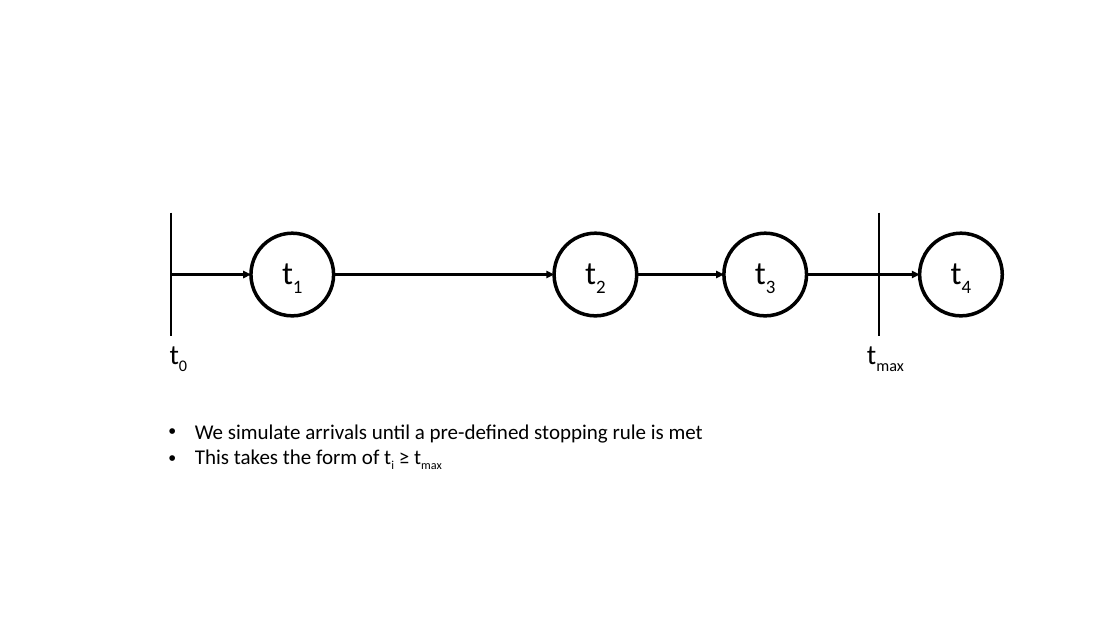
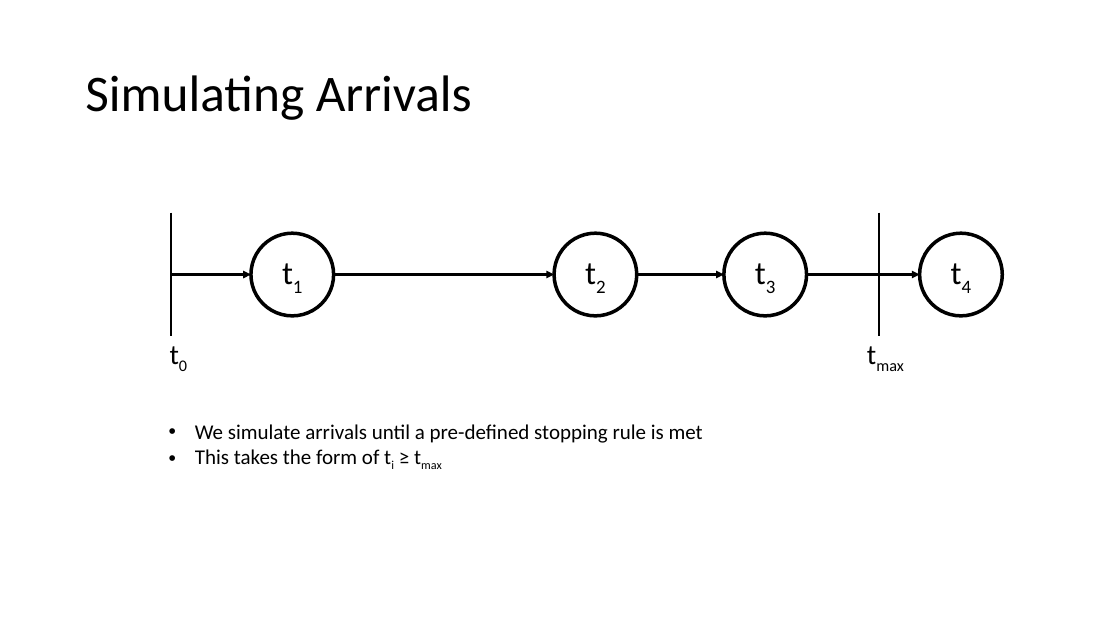
Before and after one commit to thomasmcf/dissertation, a slide deck: slide 12 of presentation.pptx. Drawn at 1120x630 pixels with LibreOffice and Linux fonts; fonts in the diff are those of the drawing. Boxes give left, top, right and bottom in pixels: in the first picture for what was removed or moved away, otherwise in the second. Text is boxed around its words. In the diff, an @@ line names an element or a change of style, - is before the commit and + after.

```diff
--- a/presentation.pptx
+++ b/presentation.pptx
@@ title added at box(85, 75, 472, 120), 44 pt, text #000000 @@
+Simulating Arrivals
```
Also in this commit, not shown: 5 other slides changed, 3 slides added, 1 slide removed.
